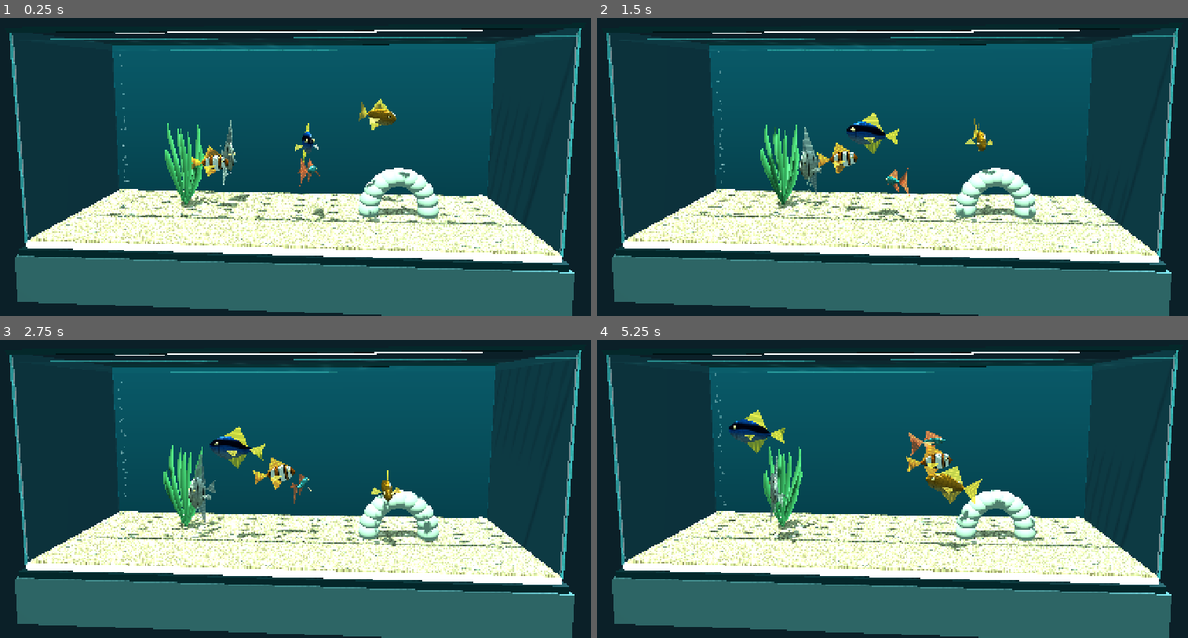
Above: before the commit, frames 1-4 (two rows, left to right).
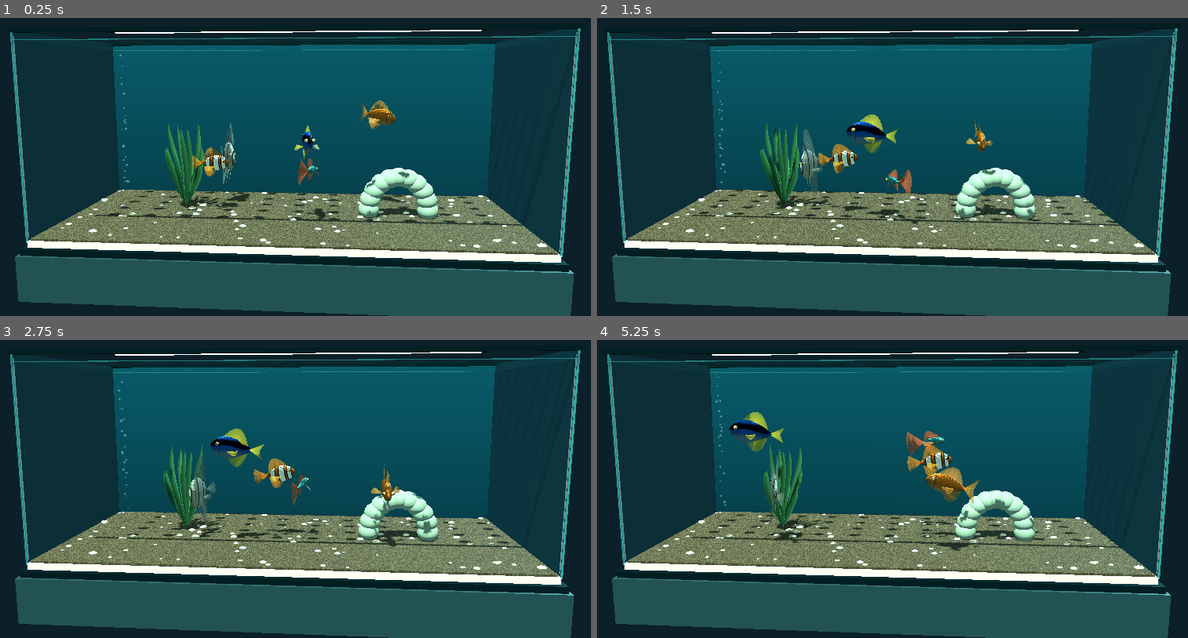
Above: after the commit, the same moments.

Repository: arsyue/littleharbor
Game: Godot game, scene res://aquarium.tscn
Two runs of this game, one before a commit and one after it. Both use one fixed random seed, a clock stepped at 60 frames per second and the inputs below.
Inputs (mouse positions are in pixels of both pictures, inside the frame that each line leads up to):
- Up to frame 1 (0.25 s): no input
- Up to frame 2 (1.5 s): move the mouse to (1028, 125) at 0.52 s; click (1028, 125) at 0.67 s; drag from (762, 158) to (857, 211) at 1.27 s
- Up to frame 3 (2.75 s): move the mouse to (354, 387) at 2.02 s; click (354, 387) at 2.17 s
- Up to frame 4 (5.25 s): drag from (857, 533) to (703, 411) at 2.77 s; move the mouse to (1075, 515) at 3.52 s; click (1075, 515) at 3.67 s; drag from (703, 411) to (792, 375) at 4.27 s; move the mouse to (922, 465) at 5.02 s; click (922, 465) at 5.17 s

The runs differ from the first frame. In frame 1, 18% of the frame differs, in the area x 1-99%, y 3-100%; in frame 2, 19%; in frame 3, 18%; in frame 4, 19%.

Commit message:
Match pointer coordinates to the viewport and soften fish fins and aquarium lighting

Diff:
--- a/godot/aquarium.gd
+++ b/godot/aquarium.gd
@@ -32,16 +32,16 @@
 	env.background_color=Color("#0b2028")
 	env.ambient_light_source=Environment.AMBIENT_SOURCE_COLOR
 	env.ambient_light_color=Color("#a2d8d4")
-	env.ambient_light_energy=0.65
+	env.ambient_light_energy=0.48
 	env.reflected_light_source=Environment.REFLECTION_SOURCE_DISABLED
 	env.tonemap_mode=Environment.TONE_MAPPER_FILMIC
 	environment.environment=env;add_child(environment)
 	var key := DirectionalLight3D.new()
-	key.rotation_degrees=Vector3(-65,-20,-12);key.light_color=Color("#e0f4e0");key.light_energy=1.5
+	key.rotation_degrees=Vector3(-65,-20,-12);key.light_color=Color("#e0f4e0");key.light_energy=1.05
 	key.shadow_enabled=true;key.directional_shadow_max_distance=30
 	add_child(key)
 	var fill := DirectionalLight3D.new()
-	fill.rotation_degrees=Vector3(-20,145,0);fill.light_color=Color("#68aab9");fill.light_energy=0.75;add_child(fill)
+	fill.rotation_degrees=Vector3(-20,145,0);fill.light_color=Color("#68aab9");fill.light_energy=0.40;add_child(fill)
 	camera=Camera3D.new();add_child(camera);camera.current=true;camera.fov=39
 	habitat=Node3D.new();add_child(habitat)
 	decor_root=Node3D.new();add_child(decor_root)
@@ -96,8 +96,8 @@
 void fragment(){
 	float grains=hash(floor(world.xz*80.0));
 	float wave=sin(world.x*8.0+sin(world.z*8.0+TIME*0.5)*2.0)*sin(world.z*11.0+TIME*0.7);
-	vec3 sand=mix(vec3(0.38,0.32,0.23),vec3(0.76,0.70,0.52),grains);
-	ALBEDO=sand+pow(abs(wave),14.0)*0.17;ROUGHNESS=0.95;
+	vec3 sand=mix(vec3(0.19,0.16,0.115),vec3(0.34,0.30,0.22),grains);
+	ALBEDO=sand+pow(abs(wave),14.0)*0.045;ROUGHNESS=0.95;
 }
 """
 	var sm:=ShaderMaterial.new();sm.shader=substrate
@@ -202,7 +202,7 @@
 	var sand:=mat(Color("#c8ac74"),0.9)
 	var wood:=mat(Color("#624333"),0.8)
 	match id:
-		"seaweed":_plant(n,1.8,Color("#3d8050"))
+		"seaweed":_plant(n,1.8,Color("#305f3e"))
 		"coral":
 			for i in range(11):
 				var a:=i*2.399;var tip:=Vector3(cos(a)*0.43,rng.randf_range(0.55,1.1),sin(a)*0.38)
--- a/godot/fish.gd
+++ b/godot/fish.gd
@@ -16,8 +16,8 @@
 var skin: ShaderMaterial
 var rng := RandomNumberGenerator.new()
 var bounds := Vector3(4.2, 3.5, 1.5)
-var body_color := Color("#d88b22")
-var fin_color := Color("#f4ac39")
+var body_color := Color("#e67e2c")
+var fin_color := Color("#df873b")
 var pattern := 0
 var resting := false
 
@@ -88,12 +88,12 @@
 	vec3 col=body_color.rgb;
 	float shade=0.7+0.3*sin(UV.y*6.283);
 	col*=shade;
-	float belly=smoothstep(0.0,-0.15,local_pos.y);
+	float belly=1.0-smoothstep(-0.15,0.0,local_pos.y);
 	col=mix(col,vec3(0.78,0.78,0.63),belly*0.38);
 	vec2 cell=vec2(UV.x*38.0,UV.y*18.0);
 	cell.x+=mod(floor(cell.y),2.0)*0.5;
 	float scale_edge=smoothstep(0.36,0.5,length(fract(cell)-0.5));
-	col*=1.0-scale_edge*0.12;
+	col*=1.0-scale_edge*0.06;
 	if(pattern==1){
 		float bands=max(max(1.0-smoothstep(0.065,0.09,abs(UV.x-0.28)),1.0-smoothstep(0.075,0.10,abs(UV.x-0.59))),1.0-smoothstep(0.045,0.065,abs(UV.x-0.83)));
 		float borders=max(max(1.0-smoothstep(0.09,0.11,abs(UV.x-0.28)),1.0-smoothstep(0.10,0.12,abs(UV.x-0.59))),1.0-smoothstep(0.065,0.08,abs(UV.x-0.83)));
@@ -105,7 +105,7 @@
 	if(pattern==5){vec2 p=fract(vec2(UV.x*14.0,UV.y*9.0))-0.5;col=mix(col,vec3(0.10,0.105,0.065),1.0-smoothstep(0.08,0.15,length(p)));}
 	float gill=(1.0-smoothstep(0.007,0.018,abs(UV.x-0.77)))*(1.0-smoothstep(0.10,0.19,abs(local_pos.y)));
 	col*=1.0-gill*0.25;
-	ALBEDO=col;ROUGHNESS=0.3;METALLIC=0.22;SPECULAR=0.6;
+	ALBEDO=col;ROUGHNESS=0.42;METALLIC=0.05;SPECULAR=0.5;
 }
 """
 	skin = ShaderMaterial.new(); skin.shader = shader
@@ -134,7 +134,7 @@
 	tail = Node3D.new(); add_child(tail); tail.position.x = -body_length*0.43
 	var fan := 0.27 if species in ["goldfish","guppy","betta"] else 0.17
 	if species == "betta": fan = 0.37
-	_fin(tail,[Vector3(0,0,0),Vector3(-0.32,fan,0),Vector3(-0.27,0,0),Vector3(-0.32,-fan,0)],fin_color)
+	_tail_fan(tail,fan,0.38 if species in ["guppy","betta"] else 0.30,fin_color)
 	var top := 0.46 if species == "angelfish" else 0.16
 	var dorsal := Node3D.new(); add_child(dorsal); fins.append(dorsal)
 	_fin(dorsal,[Vector3(0.18,body_height*0.7,0),Vector3(-0.12,body_height+top,0),Vector3(-body_length*0.4,body_height*0.25,0)],fin_color)
@@ -147,24 +147,51 @@
 		for side in [-1.0,1.0]:
 			_fin(self,[Vector3(0.13,-0.19,side*0.03),Vector3(-0.02,-0.69,side*0.035),Vector3(0.09,-0.24,side*0.035)],Color("#c2c8b0"))
 
-func _fin(parent: Node3D, points: Array, color: Color) -> void:
-	var st := SurfaceTool.new();st.begin(Mesh.PRIMITIVE_TRIANGLES)
-	for i in range(1,points.size()-1):
-		for index in [0,i,i+1]:
-			st.set_uv(Vector2(float(index)/points.size(),0.0 if index==0 else 1.0))
-			st.add_vertex(points[index])
-	st.generate_normals()
-	var n := MeshInstance3D.new();n.mesh = st.commit()
+func _fin_material(color: Color) -> ShaderMaterial:
 	var sh := Shader.new()
 	sh.code = """
 shader_type spatial;
 render_mode cull_disabled, blend_mix, depth_prepass_alpha;
 uniform vec4 fin_color:source_color;
-void vertex(){VERTEX.z+=sin(TIME*6.0+VERTEX.x*17.0)*UV.y*0.018;}
-void fragment(){float rays=pow(abs(sin(UV.x*90.0)),10.0);ALBEDO=fin_color.rgb*(0.82+rays*0.24);ALPHA=0.75+0.20*rays;ROUGHNESS=0.4;}
+void vertex(){VERTEX.z+=sin(TIME*6.0+VERTEX.x*17.0)*UV.y*UV.y*0.018;}
+void fragment(){
+	float rays=pow(abs(sin(UV.x*75.0)),16.0);
+	ALBEDO=fin_color.rgb*(0.78+rays*0.18);
+	ALPHA=mix(0.88,0.50,UV.y)+rays*0.10;
+	ROUGHNESS=0.48;SPECULAR=0.38;
+}
 """
-	var mat := ShaderMaterial.new();mat.shader=sh;mat.set_shader_parameter("fin_color",color)
-	n.material_override=mat;parent.add_child(n)
+	var material := ShaderMaterial.new();material.shader=sh;material.set_shader_parameter("fin_color",color)
+	return material
+
+func _tail_fan(parent: Node3D, height: float, length: float, color: Color) -> void:
+	var st := SurfaceTool.new();st.begin(Mesh.PRIMITIVE_TRIANGLES)
+	for sector in range(28):
+		for band in range(5):
+			for point in [Vector2i(sector,band),Vector2i(sector+1,band),Vector2i(sector+1,band+1),Vector2i(sector,band),Vector2i(sector+1,band+1),Vector2i(sector,band+1)]:
+				var t := float(point.x)/28.0
+				var r := float(point.y)/5.0
+				var angle := lerpf(-1.34,1.34,t)
+				var fork := 0.72+0.28*absf(sin(angle)) if species in ["goldfish","blue-tang"] else 0.78+0.22*cos(angle)
+				st.set_uv(Vector2(t,r))
+				st.add_vertex(Vector3(-length*fork*r,sin(angle)*height*r,sin(angle*2.0)*0.015*r))
+	st.generate_normals()
+	var n := MeshInstance3D.new();n.mesh=st.commit();n.material_override=_fin_material(color);parent.add_child(n)
+
+func _fin(parent: Node3D, points: Array, color: Color) -> void:
+	var st := SurfaceTool.new();st.begin(Mesh.PRIMITIVE_TRIANGLES)
+	var a:Vector3=points[0];var b:Vector3=points[1];var c:Vector3=points[2]
+	var base:Vector3=(a+c)*0.5
+	var control:Vector3=b*1.7-base*0.7
+	for i in range(24):
+		var t0:=float(i)/24.0;var t1:=float(i+1)/24.0
+		var p0:Vector3=a*pow(1-t0,2)+control*2*t0*(1-t0)+c*t0*t0
+		var p1:Vector3=a*pow(1-t1,2)+control*2*t1*(1-t1)+c*t1*t1
+		st.set_uv(Vector2(0.5,0));st.add_vertex(base)
+		st.set_uv(Vector2(t0,1));st.add_vertex(p0)
+		st.set_uv(Vector2(t1,1));st.add_vertex(p1)
+	st.generate_normals()
+	var n := MeshInstance3D.new();n.mesh=st.commit();n.material_override=_fin_material(color);parent.add_child(n)
 
 func _build_seahorse() -> void:
 	var mat := _material(body_color,0.15)
--- a/godot/project.godot
+++ b/godot/project.godot
@@ -8,7 +8,7 @@
 [display]
 window/size/viewport_width=1440
 window/size/viewport_height=800
-window/stretch/mode="canvas_items"
+window/stretch/mode="disabled"
 
 [rendering]
 renderer/rendering_method="gl_compatibility"
Not shown, changed: cloud/verify.mjs
Not shown, changed: web/app.mjs
